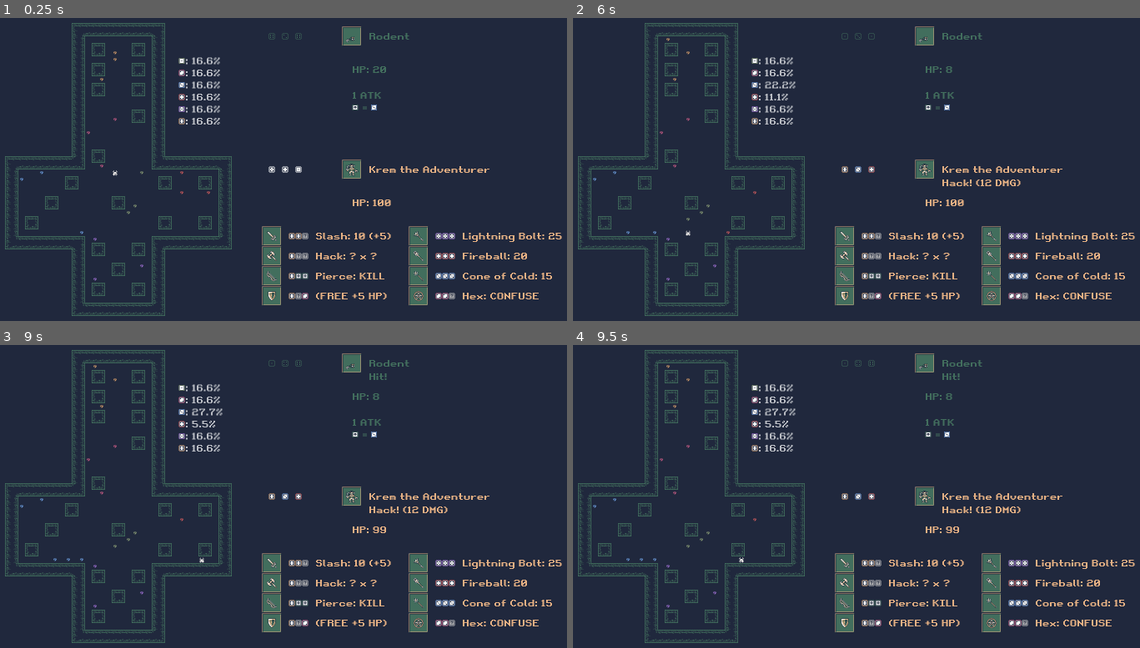
Above: before the commit, frames 1-4 (two rows, left to right).
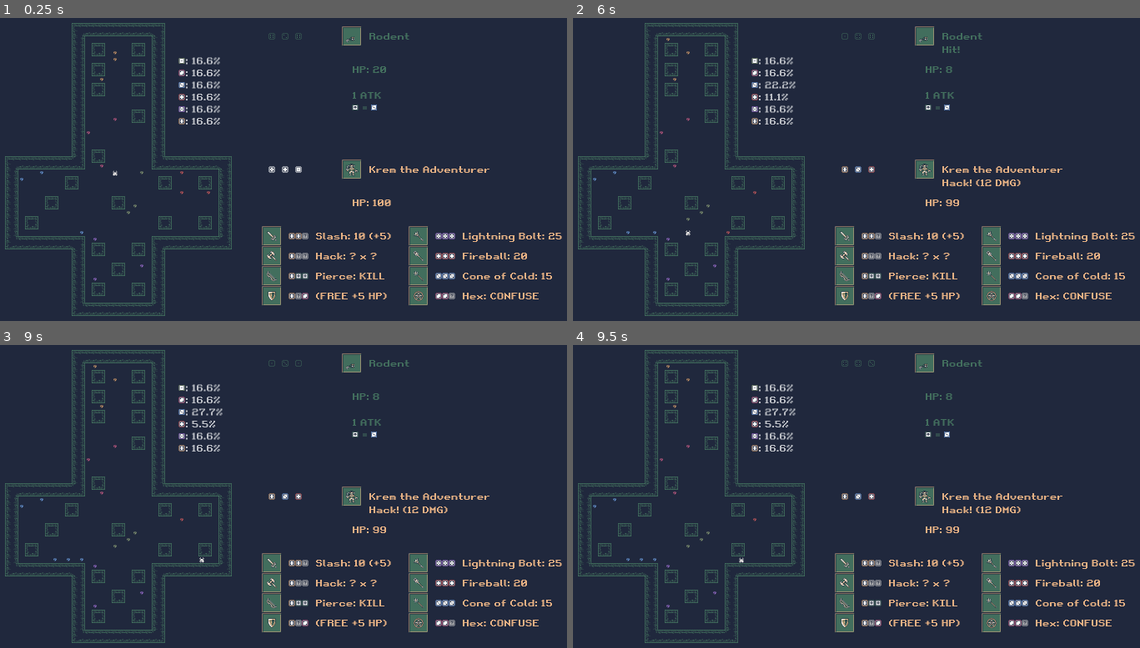
Above: after the commit, the same moments.

Repository: SLiV9/Die-Fiend
Game: Godot game, scene res://assets/level.tscn
The game is run twice, just before and just after one commit, with the same random seed, the same clock (stepped at 60 frames per second) and the same inputs.
Inputs:
- Up to frame 1 (0.25 s): no input
- Up to frame 2 (6 s): tap Enter at 0.5, 2.75, 4.25 s; hold D (move_right) 0.53-1.28 s; hold Space (drop_item) 0.53-1.28 s; hold S (move_down) 1.28-2.03 s; tap Space (drop_item) at 1.35, 2, 2.85, 3.5, 4.35, 5.85 s; hold D (move_right) 2.03-2.78 s; hold Space (drop_item) 2.03-2.78 s; hold W (move_up) 2.78-3.53 s; hold Space (drop_item) 3.53-4.28 s; hold A (move_left) 3.53-5.03 s; hold S (move_down) 5.03-5.78 s; hold Space (drop_item) 5.03-5.78 s; hold D (move_right) from 5.78 s (still down)
- Up to frame 3 (9 s): release D (move_right) at 6.53 s; hold W (move_up) 6.53-7.28 s; hold Space (drop_item) 6.53-7.28 s; hold D (move_right) 7.28-8.03 s; tap Space (drop_item) at 7.35, 8.85 s; hold S (move_down) 8.03-8.78 s; hold Space (drop_item) 8.03-8.78 s; hold A (move_left) from 8.78 s (still down)
- Up to frame 4 (9.5 s): keep holding A (move_left)

The runs differ from the first frame. In frame 1, less than 0.1% of the frame differs, in the area x 19-21%, y 50-52%; in frame 2, 0.1%, in the area x 19-69%, y 5-72%; in frame 3, less than 0.1%; in frame 4, less than 0.1%.

Commit message:
Monsters have variable attack speed.

Diff:
--- a/assets/level.tscn
+++ b/assets/level.tscn
@@ -506,6 +506,7 @@
 [node name="AnimatedSprite" type="AnimatedSprite" parent="Gremlin"]
 frames = SubResource( 2 )
 animation = "idle"
+frame = 1
 playing = true
 offset = Vector2( 0, -1 )
 
@@ -678,7 +679,7 @@
 modulate = Color( 0.258824, 0.431373, 0.364706, 1 )
 position = Vector2( -800, -320 )
 script = ExtResource( 11 )
-roll_duration = 2.0
+roll_duration = 1.0
 hold_duration = 3.0
 
 [node name="Die1" parent="Monster/MonsterRoller" instance=ExtResource( 9 )]
--- a/assets/monster.gd
+++ b/assets/monster.gd
@@ -6,11 +6,14 @@
 	"Giant Centipede", "Wyvern", "Giant Spider", "Goblin", "Snake", "Skeleton", "Giant Bat",
 	"Orc", "Giant Scorpion", "Ogre", "Horror", "Cyclops", "Beholder", "Golem", "Demon"]
 const HITPOINTS = [20, 30, 30, 40, 60, 40, 20,
-	30, 30, 40, 50, 40, 60, 40,
+	30, 30, 30, 50, 40, 60, 40,
 	60, 40, 80, 70, 80, 60, 100, 90]
-const ATTACK_DAMAGE = [1, 3, 3, 4, 2, 4, 3,
-	5, 10, 8, 6, 5, 6, 5,
-	6, 10, 5, 8, 15, 6, 7, 20]
+const ATTACK_DAMAGE = [1, 1, 2, 3, 4, 3, 2,
+	2, 10, 3, 6, 5, 6, 5,
+	6, 10, 8, 13, 18, 6, 32, 20]
+const ATTACK_DELAYS = [3, 1, 3, 3, 5, 3, 3,
+	1, 3, 1, 3, 3, 3, 3,
+	3, 3, 5, 5, 5, 3, 10, 3]
 const WEAKSPOTS = [3, 3, -1, 5, 2, -1, 3,
 	3, 4, 3, 5, 4, 2, 3,
 	5, -1, 3, -1, 1, -1, -1, -1]
@@ -27,6 +30,7 @@
 var monster_offset = 0
 var hitpoints = 40
 var attack_damage = 5
+var attack_delay = 3
 var weakspot_number = 3
 var vulnerabilities = []
 var full_immunities = []
@@ -57,6 +61,12 @@
 
 func build_description_bbcode():
 	var bbcode = "%s ATK" % [attack_damage]
+	if attack_delay < 3:
+		bbcode = "%s (FAST)" % [bbcode]
+	elif attack_delay >= 10:
+		bbcode = "%s (VERY SLOW)" % [bbcode]
+	elif attack_delay >= 5:
+		bbcode = "%s (SLOW)" % [bbcode]
 	if NAMES[monster_offset] == "Snake":
 		bbcode = "%s\n%s" % [bbcode, "Also crits with (1)(1)."]
 	elif NAMES[monster_offset] == "Beholder":
@@ -111,6 +121,7 @@
 			frame = monster_offset
 			hitpoints = HITPOINTS[monster_offset]
 			attack_damage = ATTACK_DAMAGE[monster_offset]
+			attack_delay = ATTACK_DELAYS[monster_offset]
 			weakspot_number = WEAKSPOTS[monster_offset]
 			vulnerabilities = VULNERABILITIES[monster_offset]
 			full_immunities = FULL_IMMUNITIES[monster_offset]
@@ -123,7 +134,7 @@
 				$Name.text = NAMES[monster_offset]
 			$Description.bbcode_text = build_description_bbcode()
 			$Hitpoints.text = "HP: %s" %  [hitpoints]
-			$MonsterRoller.reset()
+			$MonsterRoller.reset(attack_delay)
 			$MonsterRoller.visible = true
 	elif hex_end_delay > 0:
 		hex_end_delay -= delta
--- a/assets/roller.gd
+++ b/assets/roller.gd
@@ -38,7 +38,9 @@
 		results.append(die.get_result())
 	emit_signal("roll_determined", results)
 
-func reset():
+func reset(monster_attack_delay = null):
+	if monster_attack_delay != null:
+		hold_duration = monster_attack_delay
 	hold_delay = initial_roll_duration + roll_duration
 	roll_delay = hold_delay + hold_duration
 	for die in [$Die1, $Die2, $Die3]:
